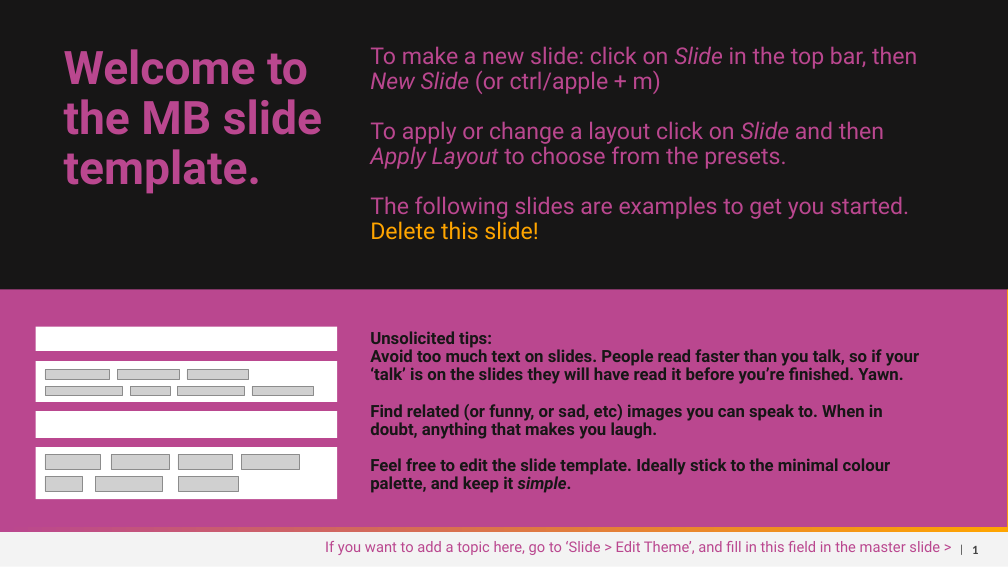
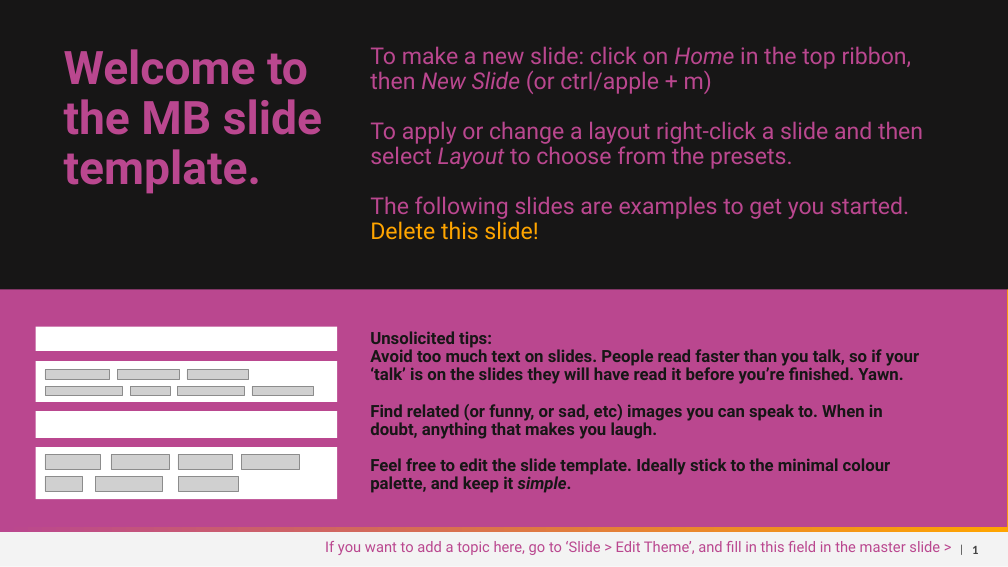
Before and after one commit to metabrainz/design-system, a slide deck: slide 1 of brand/templates/MusicBrainz - Google Slides Template.pptx. Drawn at 1008x567 pixels with LibreOffice and Linux fonts; fonts in the diff are those of the drawing; grey boxes stand for pictures; background and template pictures are left out. Boxes give left, top, right and bottom in pixels: in the first picture for what was removed or moved away, otherwise in the second. Text is boxed around its words. In the diff, an @@ line names an element or a change of style, - is before the commit and + after.

Commit message:
Updated templates
- new LB slide template
- new MeB doc template
- added Google versions (via link) of all templates

```diff
--- a/brand/templates/MusicBrainz - Google Slides Template.pptx
+++ b/brand/templates/MusicBrainz - Google Slides Template.pptx
@@ text at box(370, 46, 923, 169): text changed @@
-To make a new slide: click on Slide in the top bar, then New Slide (or ctrl/apple + m)
-To apply or change a layout click on Slide and then Apply Layout to choose from the presets.
+To make a new slide: click on Home in the top ribbon, then New Slide (or ctrl/apple + m)
+To apply or change a layout right-click a slide and then select Layout to choose from the presets.
```
Also in this commit, not shown: 4 other files.
